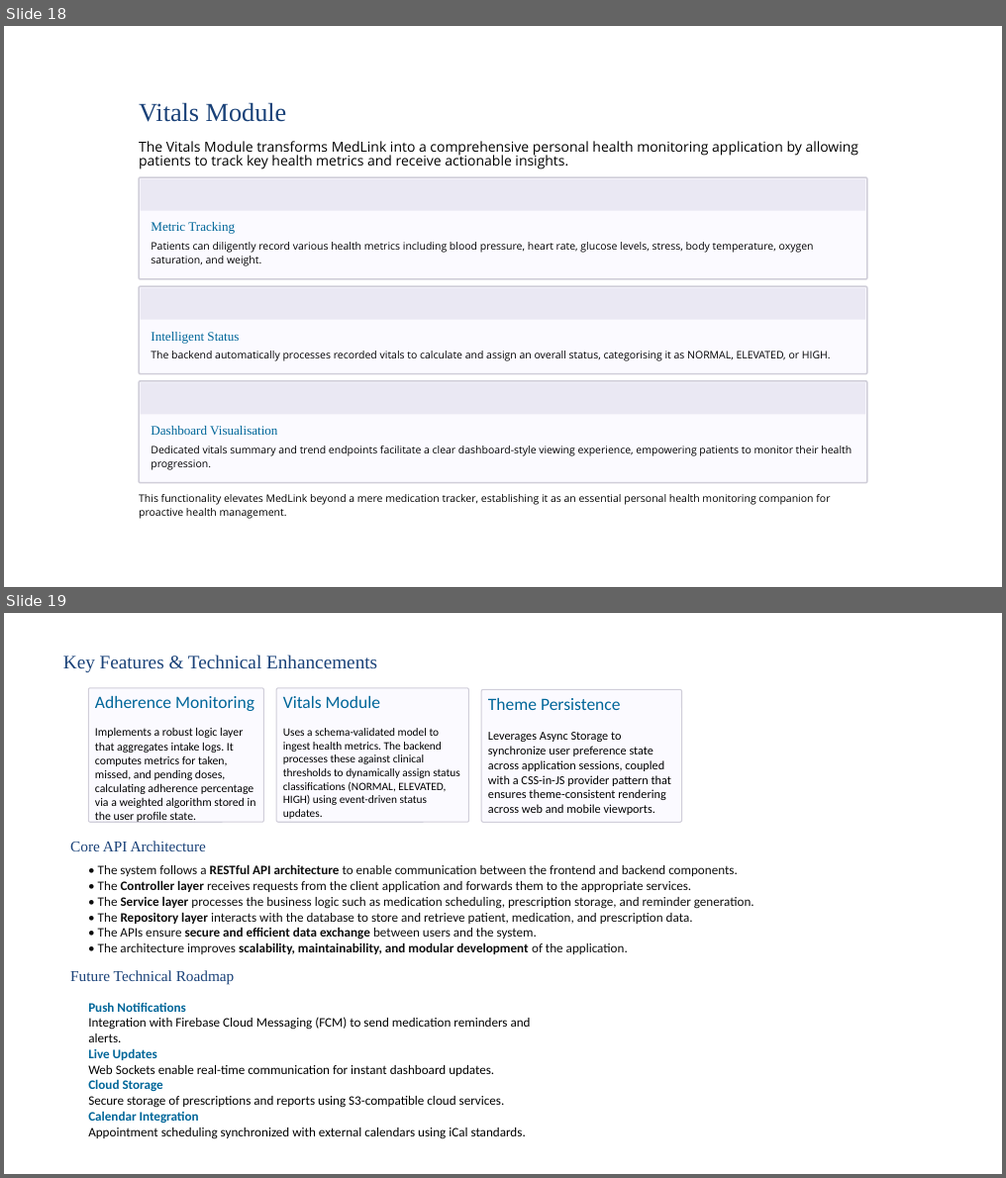
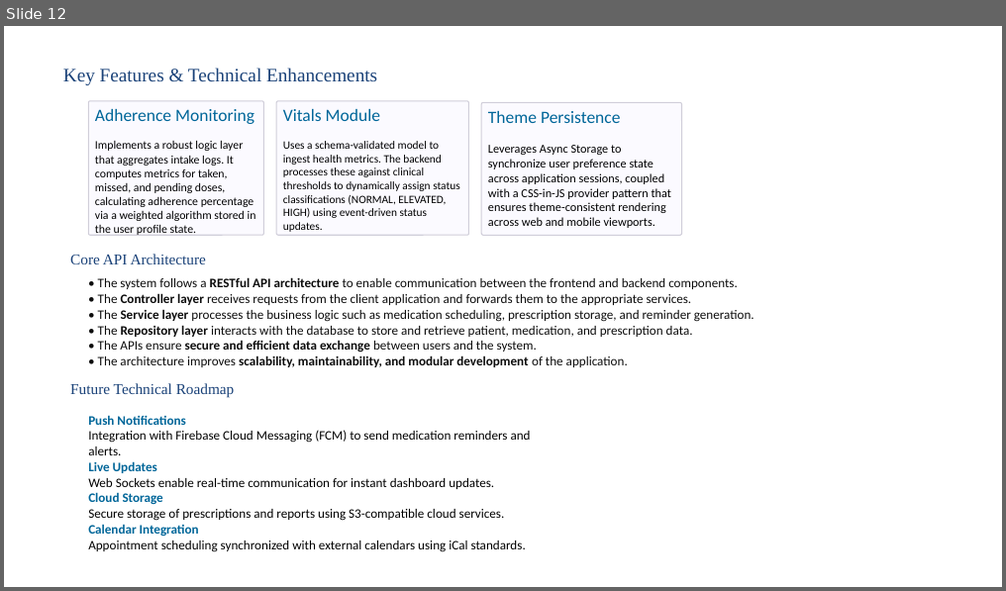
Before and after one commit to nagaraman500-stack/medlink-project, a slide deck: ppt/Medlink PPT.pptx. Shown one above the other, each under a label of ours: slides 18 and 19 before the commit, slide 12 after it. The pictures are 1006x1178 and 1006x591 pixels, drawn with LibreOffice and Linux fonts; fonts in the diff are those of the drawing; background and template pictures are left out. Boxes give left, top, right and bottom in pixels: in the first picture for what was removed or moved away, otherwise in the second. Text is boxed around its words. In the diff, an @@ line names an element or a change of style, - is before the commit and + after.

```diff
--- a/ppt/Medlink PPT.pptx
+++ b/ppt/Medlink PPT.pptx
@@ slide 18 removed at box(4, 26, 1002, 587), background picture (left out) @@
@@ text removed at box(139, 102, 287, 122) @@
-Vitals Module
@@ text removed at box(139, 141, 859, 170) @@
-The Vitals Module transforms MedLink into a comprehensive personal health monitoring application by allowing patients to track key health metrics and receive actionable insights.
@@ rounded rectangle removed at box(139, 177, 867, 279) @@
@@ rectangle removed at box(141, 179, 866, 211) @@
@@ text removed at box(151, 222, 235, 234) @@
-Metric Tracking
@@ text removed at box(151, 242, 814, 267) @@
-Patients can diligently record various health metrics including blood pressure, heart rate, glucose levels, stress, body temperature, oxygen saturation, and weight.
@@ rounded rectangle removed at box(139, 286, 867, 374) @@
@@ rectangle removed at box(141, 288, 866, 320) @@
@@ text removed at box(151, 332, 239, 344) @@
-Intelligent Status
@@ text removed at box(151, 351, 831, 362) @@
-The backend automatically processes recorded vitals to calculate and assign an overall status, categorising it as NORMAL, ELEVATED, or HIGH.
@@ rounded rectangle removed at box(139, 381, 867, 483) @@
@@ rectangle removed at box(141, 382, 866, 414) @@
@@ text removed at box(151, 426, 277, 435) @@
-Dashboard Visualisation
@@ text removed at box(151, 446, 851, 471) @@
-Dedicated vitals summary and trend endpoints facilitate a clear dashboard-style viewing experience, empowering patients to monitor their health progression.
@@ text removed at box(139, 494, 830, 519) @@
-This functionality elevates MedLink beyond a mere medication tracker, establishing it as an essential personal health monitoring companion for proactive health management.
@@ what was slide 19 is now slide 12 @@
```
Also in this commit, not shown: 3 slides changed, 4 slides added, 10 other slides removed.
